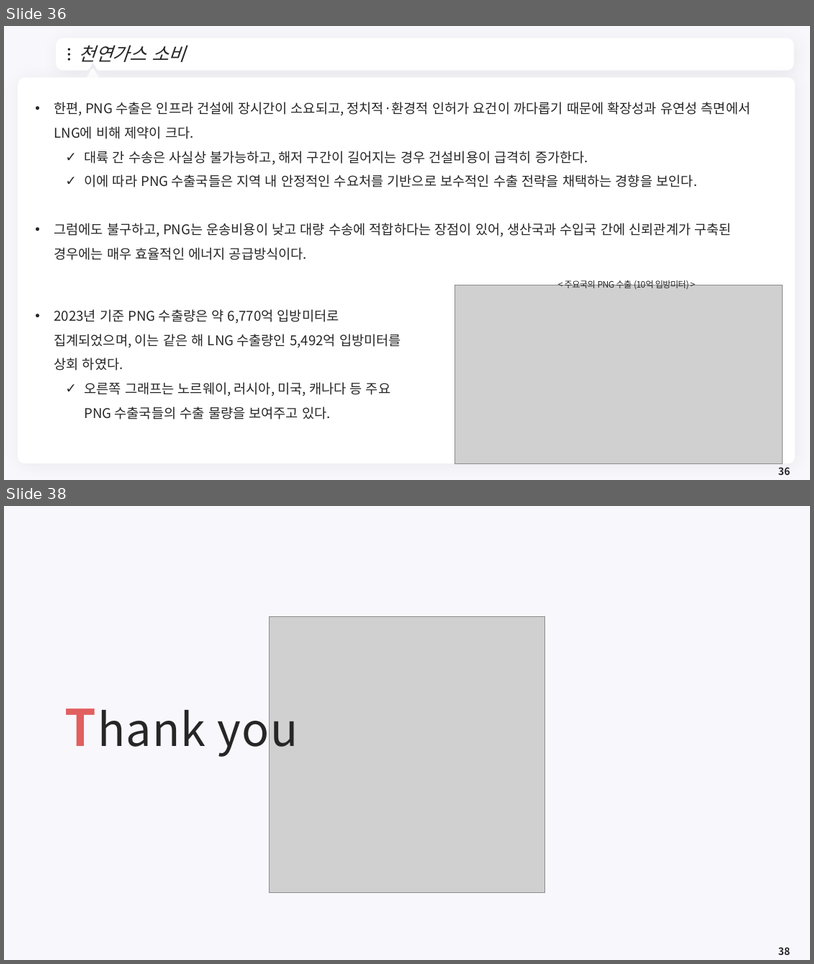
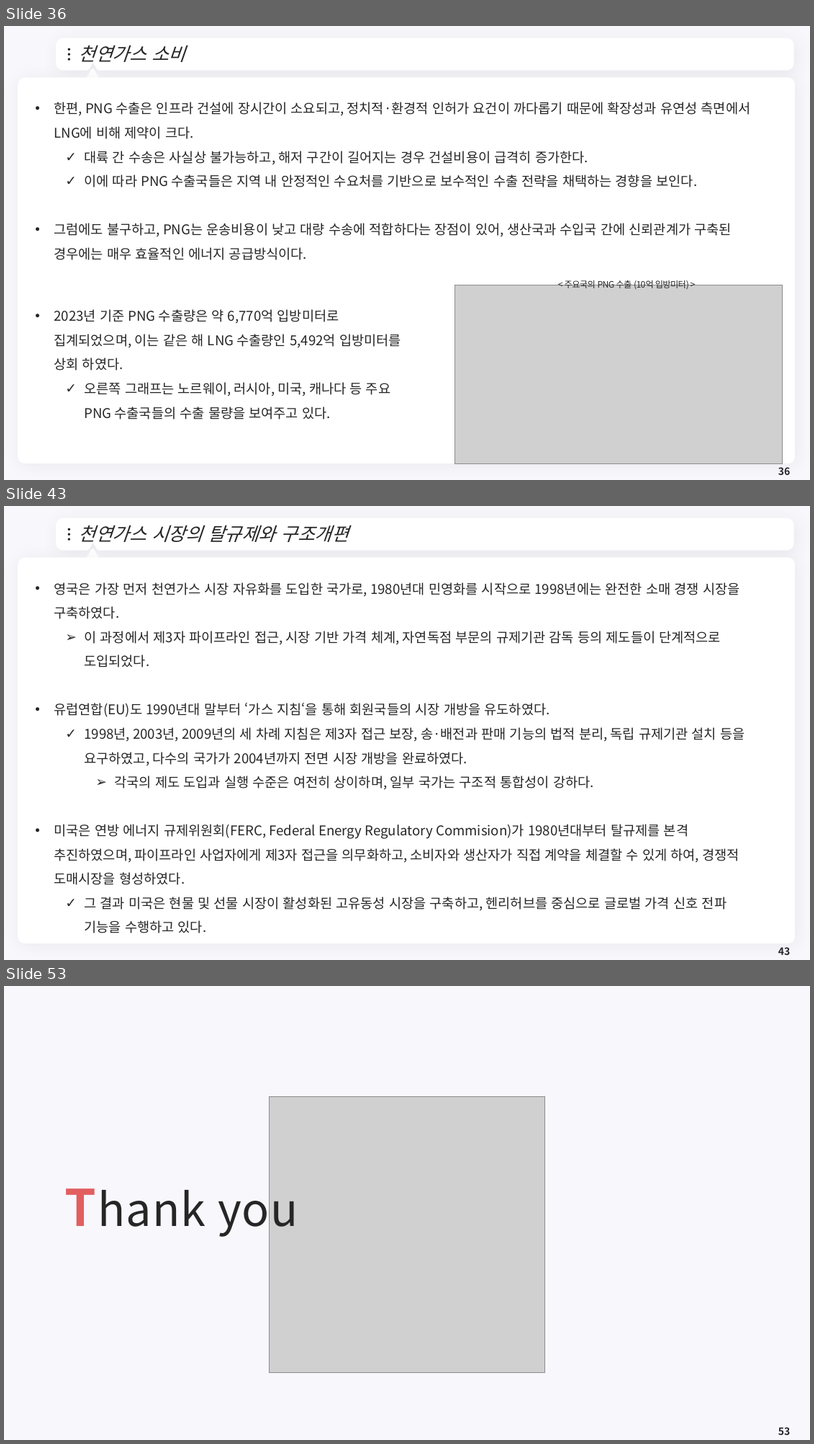
Before and after one commit to meandthey/Teaching, a slide deck: 에너지경제학/자원에너지경제학_Chapter_3 (가스).pptx. Shown one above the other, each under a label of ours: slides 36 and 38 before the commit, slides 36, 43 and 53 after it; the slides between them are not shown. The pictures are 814x964 and 814x1444 pixels, drawn with LibreOffice and Linux fonts; fonts in the diff are those of the drawing; grey boxes stand for pictures; background and template pictures are left out. Boxes give left, top, right and bottom in pixels: in the first picture for what was removed or moved away, otherwise in the second. Text is boxed around its words. In the diff, an @@ line names an element or a change of style, - is before the commit and + after.

```diff
--- a/에너지경제학/자원에너지경제학_Chapter_3 (가스).pptx
+++ b/에너지경제학/자원에너지경제학_Chapter_3 (가스).pptx
@@ slide 43 added at (4,506,810,960), background #F8F7FC; not listed: 7 template elements that a slide beside it also shows @@
@@ title added at (79,525,348,542), 22 pt, text #262626, italic @@
+천연가스 시장의 탈규제와 구조개편
@@ text added at (54,582,745,933), 16 pt, text #262626 @@
+• 영국은 가장 먼저 천연가스 시장 자유화를 도입한 국가로, 1980년대 민영화를 시작으로 1998년에는 완전한 소매 경쟁 시장을 구축하였다.
+  ➢ 이 과정에서 제3자 파이프라인 접근, 시장 기반 가격 체계, 자연독점 부문의 규제기관 감독 등의 제도들이 단계적으로 도입되었다.
+• 유럽연합(EU)도 1990년대 말부터 ‘가스 지침‘을 통해 회원국들의 시장 개방을 유도하였다.
+  ✓ 1998년, 2003년, 2009년의 세 차례 지침은 제3자 접근 보장, 송·배전과 판매 기능의 법적 분리, 독립 규제기관 설치 등을 요구하였고, 다수의 국가가 2004년까지 전면 시장 개방을 완료하였다.
+    ➢ 각국의 제도 도입과 실행 수준은 여전히 상이하며, 일부 국가는 구조적 통합성이 강하다.
+• 미국은 연방 에너지 규제위원회(FERC, Federal Energy Regulatory Commision)가 1980년대부터 탈규제를 본격 추진하였으며, 파이프라인 사업자에게 제3자 접근을 의무화하고, 소비자와 생산자가 직접 계약을 체결할 수 있게 하여, 경쟁적 도매시장을 형성하였다.
+  ✓ 그 결과 미국은 현물 및 선물 시장이 활성화된 고유동성 시장을 구축하고, 헨리허브를 중심으로 글로벌 가격 신호 전파 기능을 수행하고 있다.
@@ page number added at (779,947,790,955), 12 pt, text #262626, bold @@
+43
@@ what was slide 38 is now slide 53 @@
@@ page number at (779,1427,790,1435): text changed @@
-38
+53
```
Also in this commit, not shown: 1 slide changed, 14 other slides added, 2 other files.
